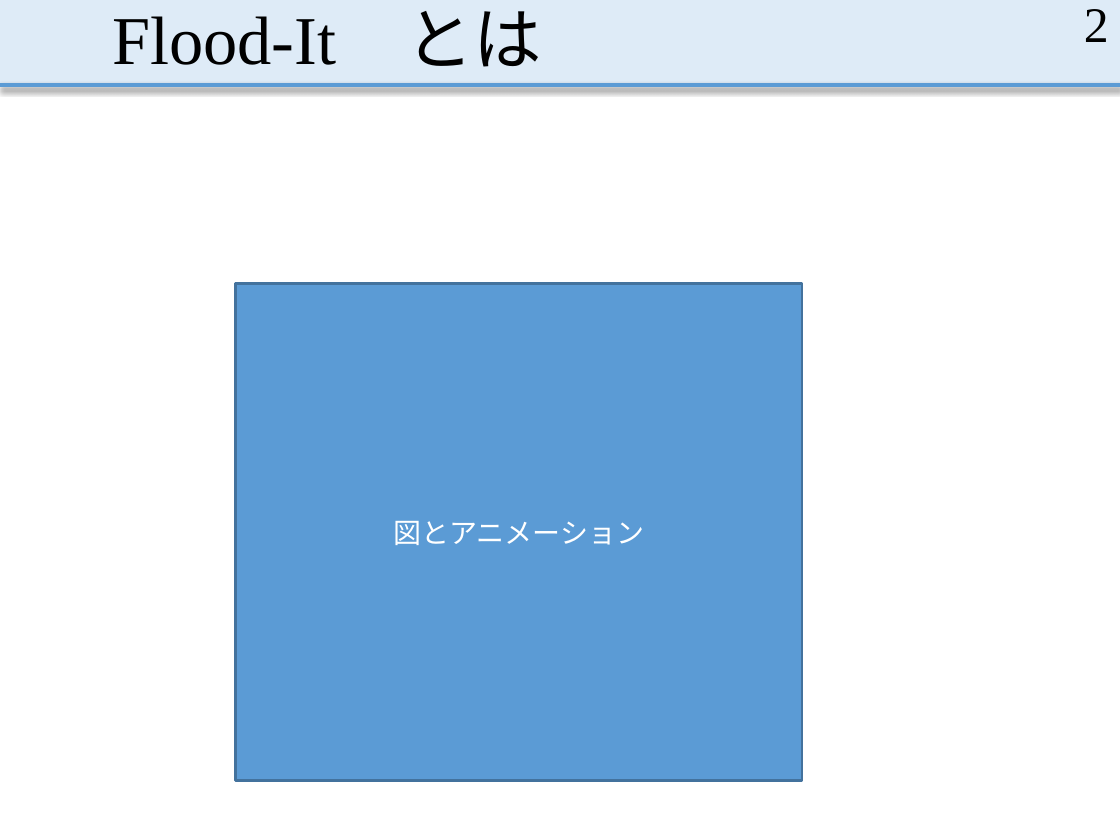
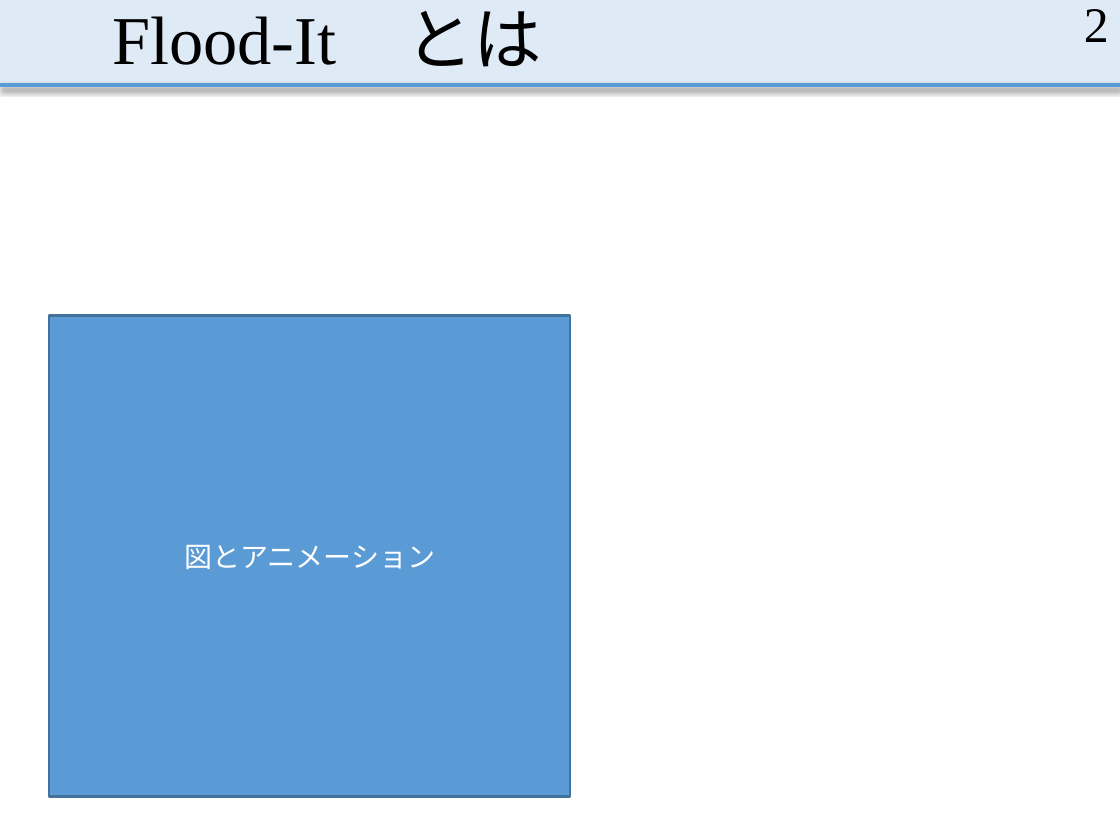
Before and after one commit to MasayaOda/SR, a slide deck: slide 2 of 中間発表.pptx. Drawn at 1120x840 pixels with LibreOffice and Linux fonts; fonts in the diff are those of the drawing; grey boxes stand for pictures. Boxes give left, top, right and bottom in pixels: in the first picture for what was removed or moved away, otherwise in the second. Text is boxed around its words. In the diff, an @@ line names an element or a change of style, - is before the commit and + after.

```diff
--- a/中間発表.pptx
+++ b/中間発表.pptx
@@ rectangle "図とアニメーション" resized from (x1=235, y1=283, x2=802, y2=781) to (x1=49, y1=316, x2=570, y2=797) @@
```
Also in this commit, not shown: 4 other slides changed, 4 slides added, 1 slide removed, 1 other file.
